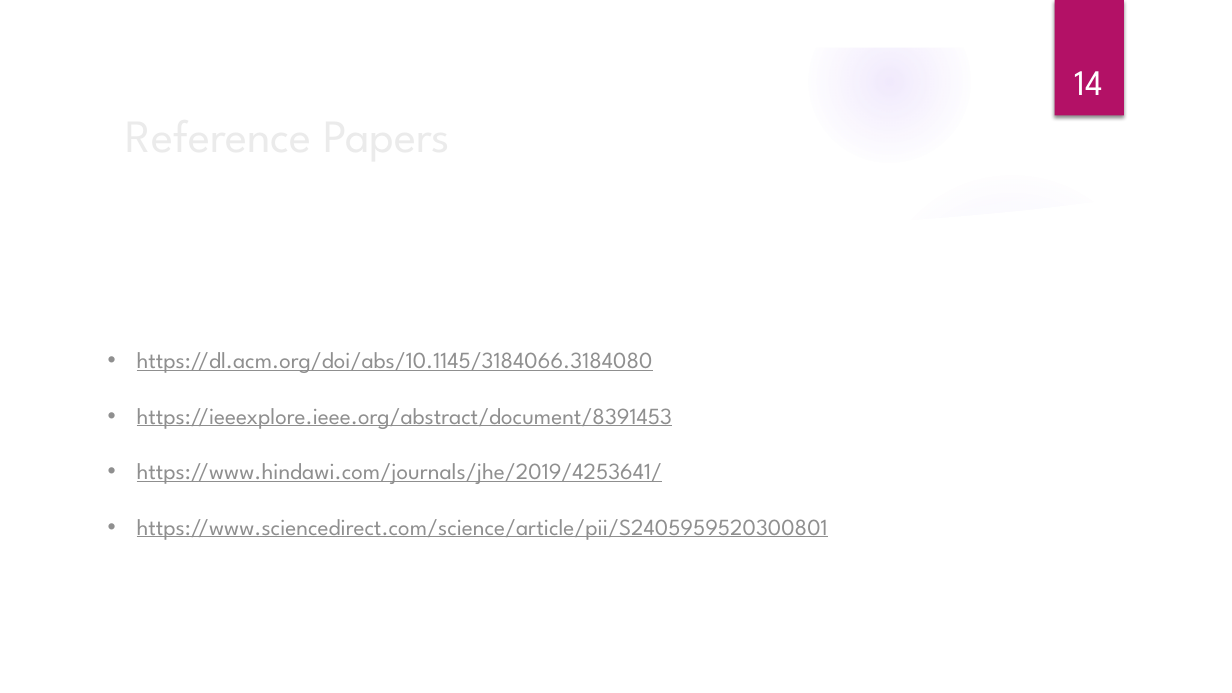
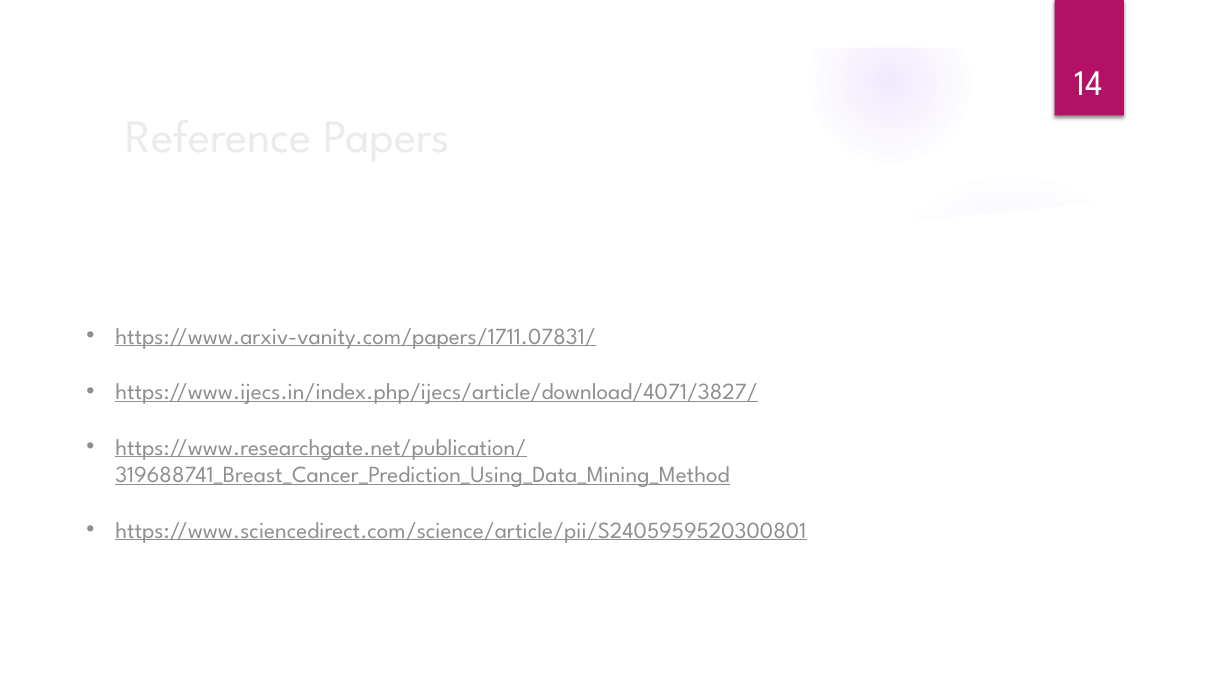
Before and after one commit to Rahulraj31/Breast-Cancer-Analysis-and-Prediction-Using-ML, a slide deck: slide 14 of Analysis and prediction of breast cancer using ml .pptx. Drawn at 1232x693 pixels with LibreOffice and Linux fonts; fonts in the diff are those of the drawing; background and template pictures are left out. Boxes give left, top, right and bottom in pixels: in the first picture for what was removed or moved away, otherwise in the second. Text is boxed around its words. In the diff, an @@ line names an element or a change of style, - is before the commit and + after.

Commit message:
ppt updated

```diff
--- a/Analysis and prediction of breast cancer using ml .pptx
+++ b/Analysis and prediction of breast cancer using ml .pptx
@@ text "https://www.arxiv-vanity.com/papers/1711.07831/": place and size @@
-text "https://www.arxiv-vanity.com/papers/1711.07831/" at <box>137,352,828,540</box>
+text "https://www.arxiv-vanity.com/papers/1711.07831/" at <box>115,328,806,543</box>
@@ text at <box>115,328,757,487</box>: text changed @@
-• https://dl.acm.org/doi/abs/10.1145/3184066.3184080
-• https://ieeexplore.ieee.org/abstract/document/8391453
-• https://www.hindawi.com/journals/jhe/2019/4253641/
+• https://www.arxiv-vanity.com/papers/1711.07831/
+• https://www.ijecs.in/index.php/ijecs/article/download/4071/3827/
+• https://www.researchgate.net/publication/319688741_Breast_Cancer_Prediction_Using_Data_Mining_Method
```
Also in this commit, not shown: 10 slides added.
